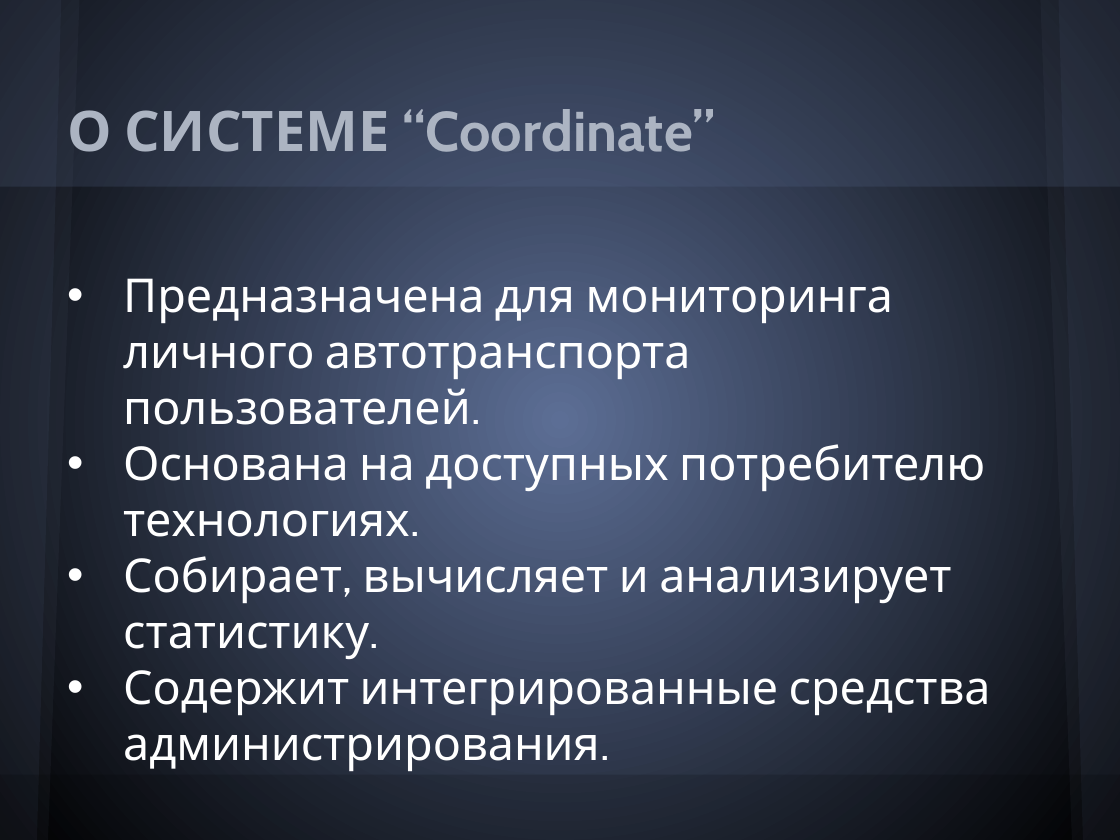
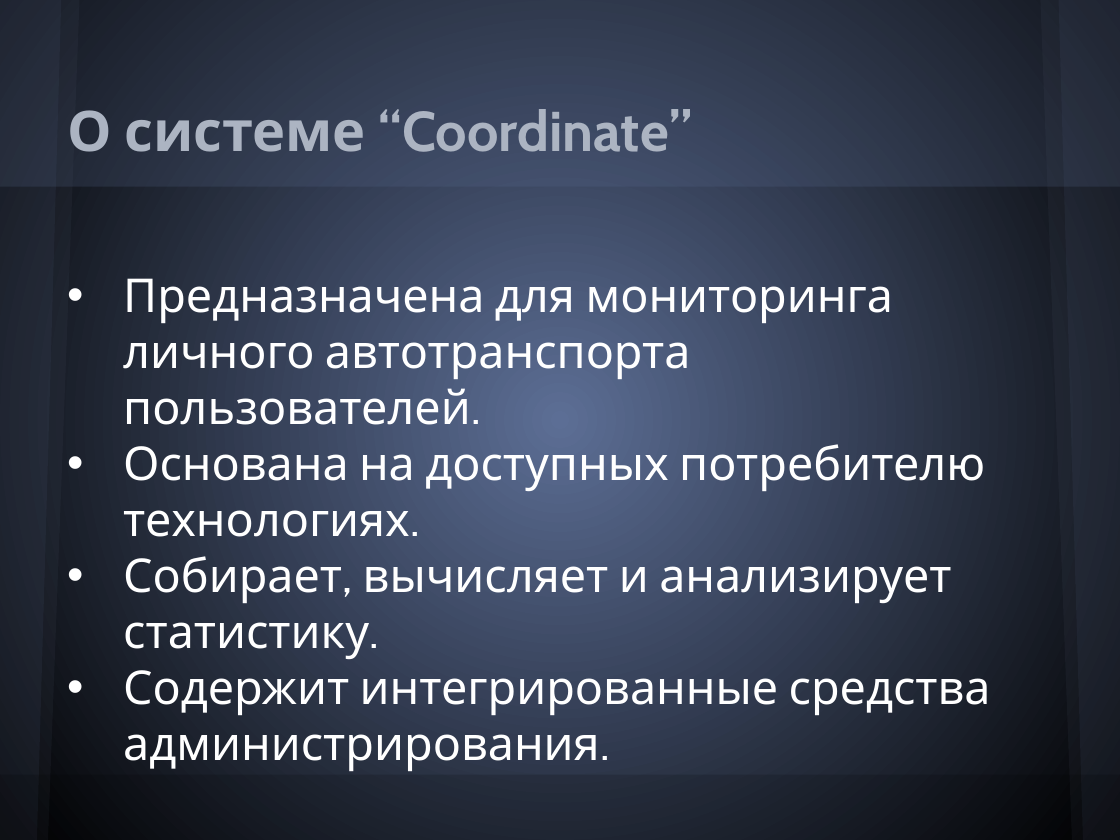
Before and after one commit to Melancholic/Coordinate-reports, a slide deck: slide 3 of Презентация.pptx. Drawn at 1120x840 pixels with LibreOffice and Linux fonts; fonts in the diff are those of the drawing. Boxes give left, top, right and bottom in pixels: in the first picture for what was removed or moved away, otherwise in the second. Text is boxed around its words. In the diff, an @@ line names an element or a change of style, - is before the commit and + after.

```diff
--- a/Презентация.pptx
+++ b/Презентация.pptx
@@ title at (67,109,692,152): text changed @@
-О СИСТЕМЕ “Coordinate”
+О системе “Coordinate”
```
Also in this commit, not shown: 1 other slide changed, 3 slides added, 4 slides removed, 5 other files.
